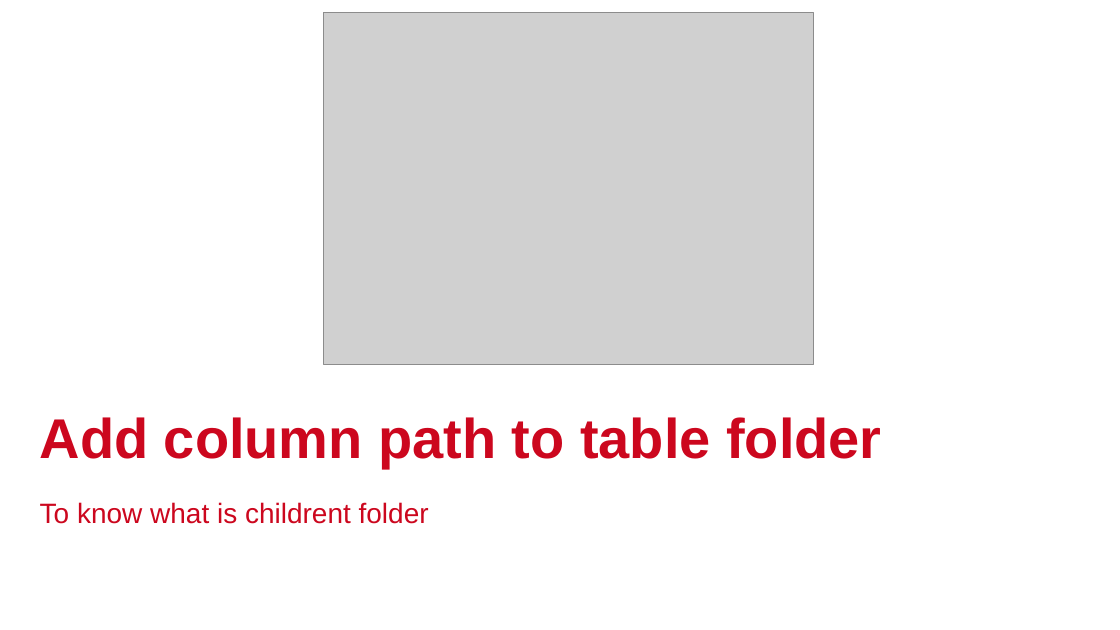
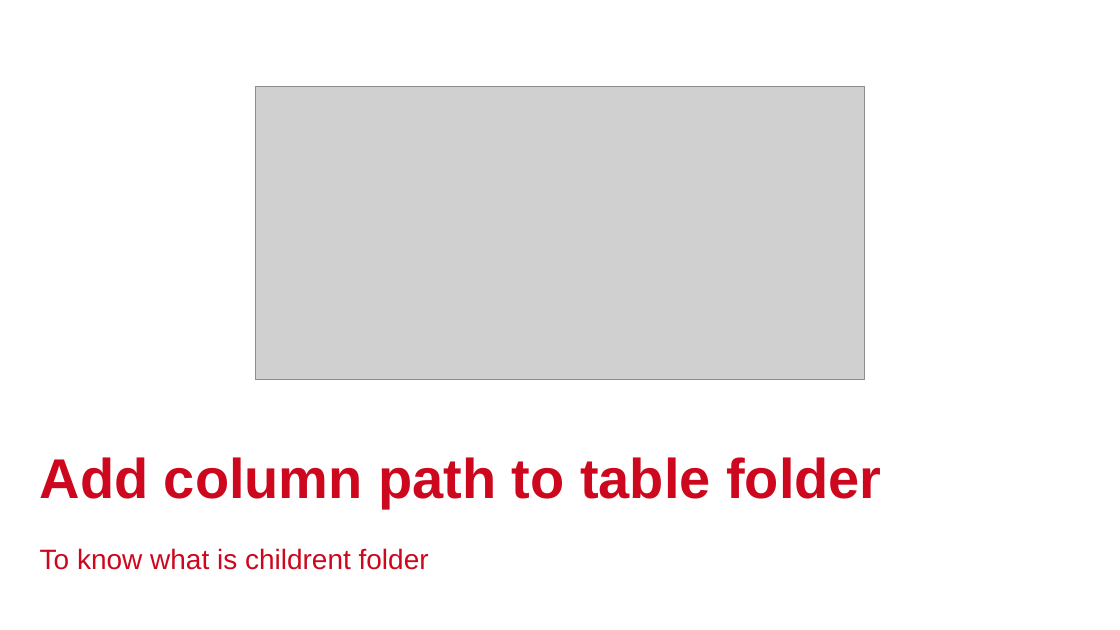
Before and after one commit to budukhcmut/YPP4-document, a slide deck: slide 31 of 001_SQL/Document/Presentation1.pptx. Drawn at 1120x630 pixels with LibreOffice and Linux fonts; fonts in the diff are those of the drawing; grey boxes stand for pictures; background and template pictures are left out. Boxes give left, top, right and bottom in pixels: in the first picture for what was removed or moved away, otherwise in the second. Text is boxed around its words. In the diff, an @@ line names an element or a change of style, - is before the commit and + after.

```diff
--- a/001_SQL/Document/Presentation1.pptx
+++ b/001_SQL/Document/Presentation1.pptx
@@ picture: place and size @@
-picture at box(323, 13, 813, 365)
+picture at box(256, 87, 865, 379)
@@ title "Add column path to table ...": place and size @@
-title "Add column path to table ..." at box(40, 417, 881, 468)
+title "Add column path to table ..." at box(40, 457, 881, 508)
@@ subtitle "To know what is childrent ...": place and size @@
-subtitle "To know what is childrent ..." at box(40, 502, 429, 524)
+subtitle "To know what is childrent ..." at box(40, 548, 429, 570)
```
Also in this commit, not shown: 17 other slides changed.
